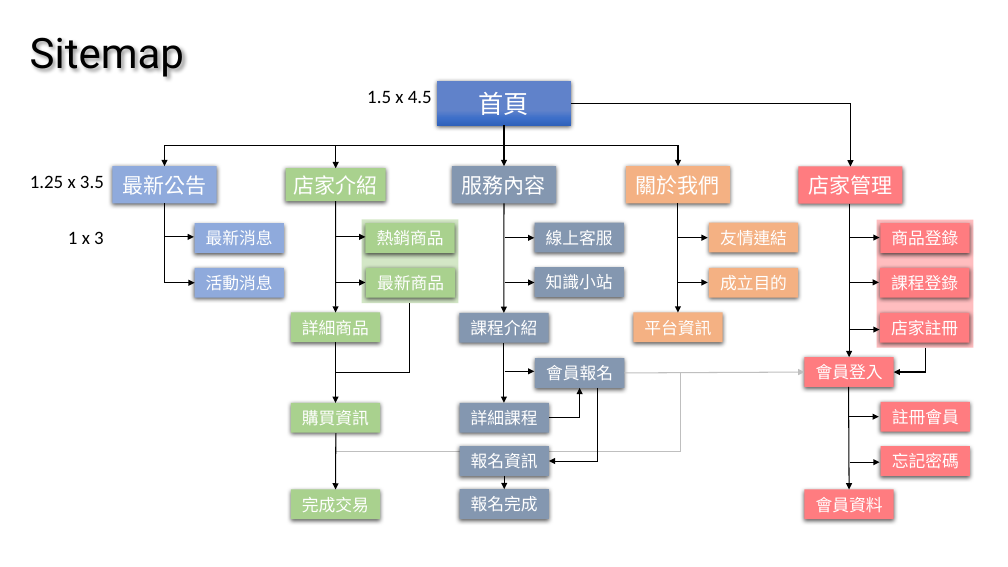
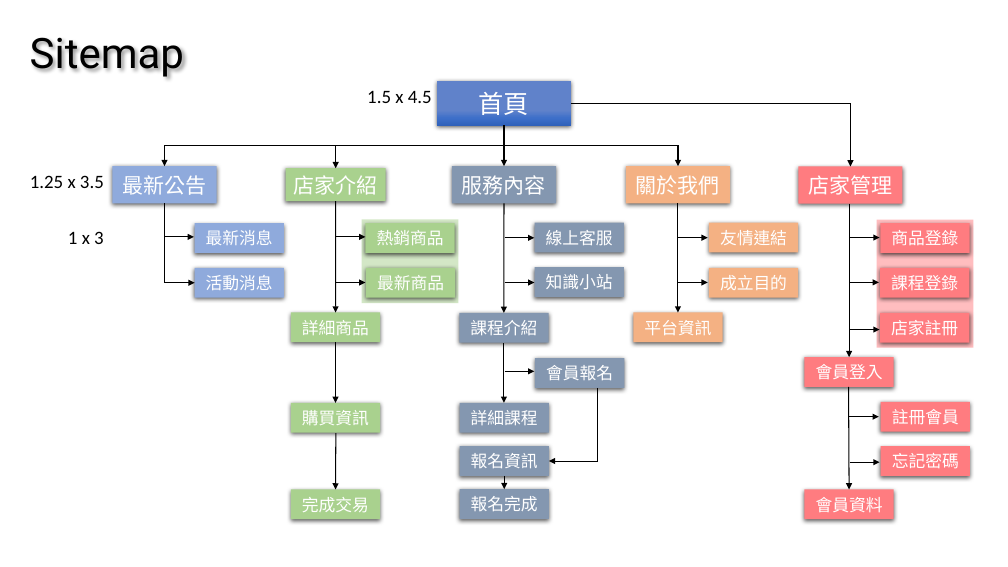
Before and after one commit to MercyLM/MyWeb, a slide deck: slide 2 of 個人作品報告.pptx. Drawn at 1008x567 pixels with LibreOffice and Linux fonts; fonts in the diff are those of the drawing. Boxes give left, top, right and bottom in pixels: in the first picture for what was removed or moved away, otherwise in the second. Text is boxed around its words. In the diff, an @@ line names an element or a change of style, - is before the commit and + after.

Commit message:
12/30 ppt

```diff
--- a/個人作品報告.pptx
+++ b/個人作品報告.pptx
@@ elbow line removed from (410, 303) to (336, 372) @@
@@ elbow arrow removed from (926, 348) to (894, 372) @@
@@ elbow line removed from (336, 433) to (681, 373) @@
@@ elbow arrow removed from (549, 418) to (580, 388) @@
@@ arrow removed from (625, 373) to (805, 372) @@
```
